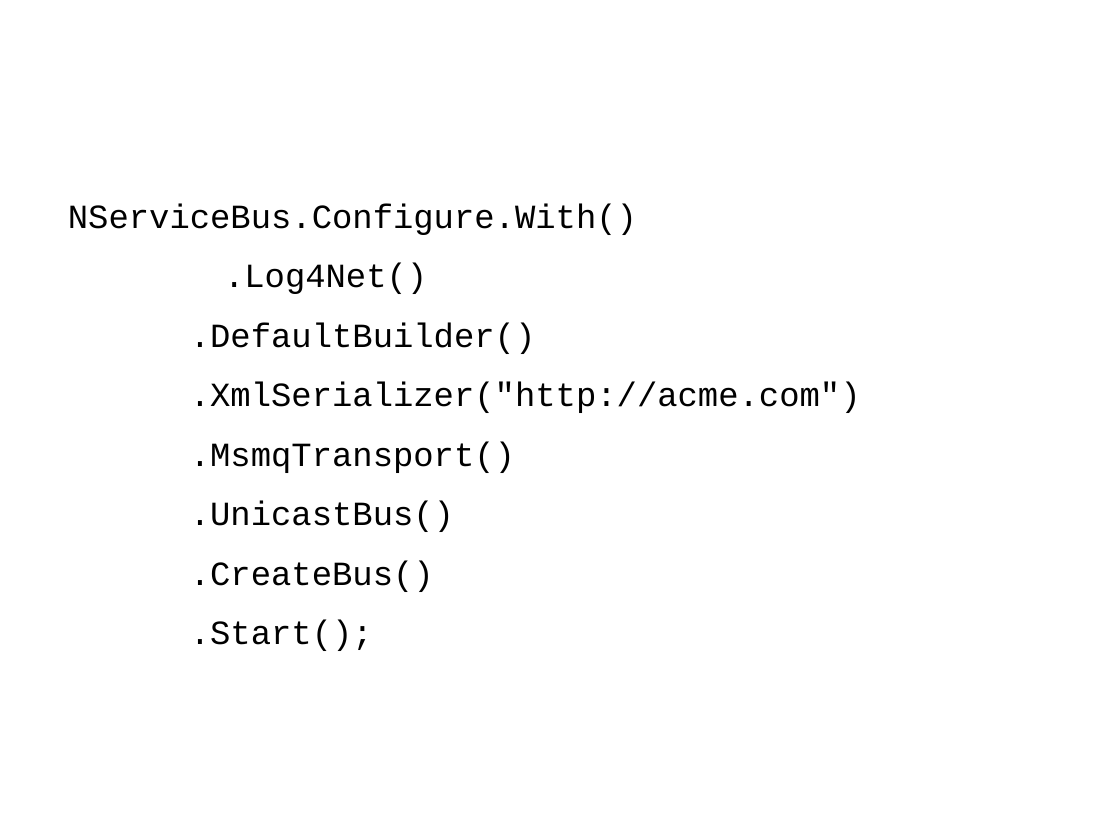
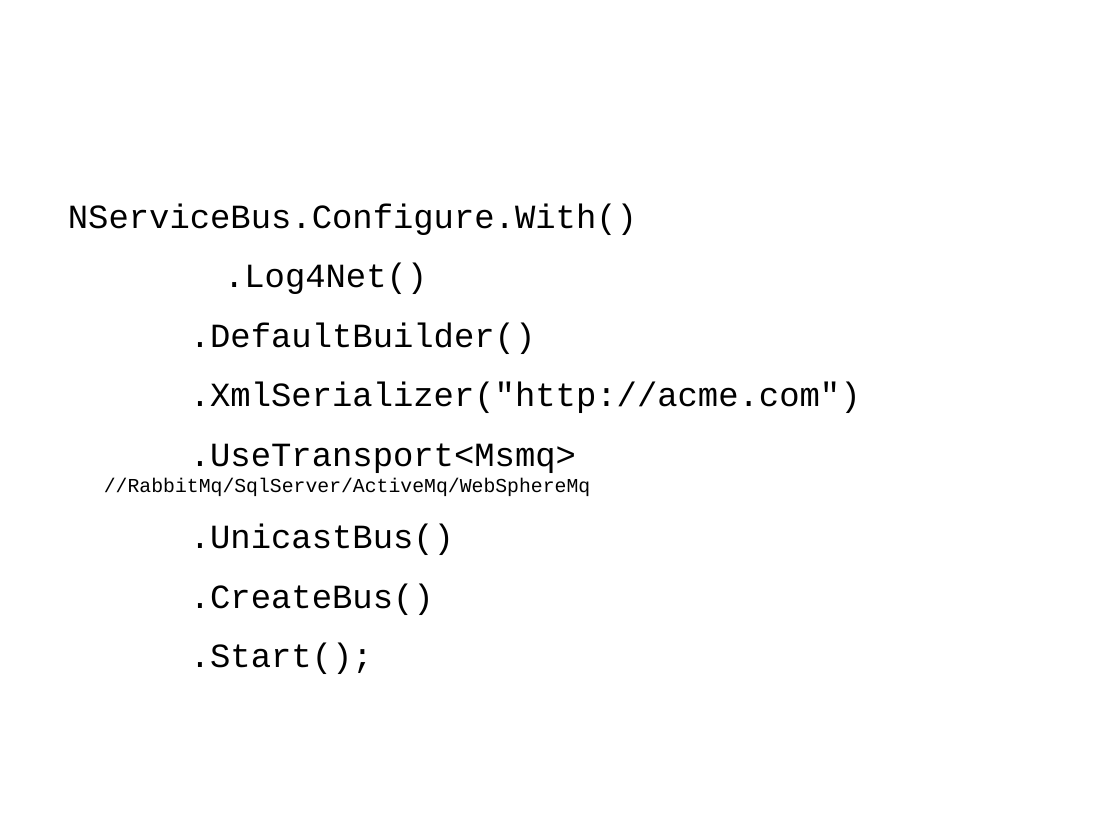
Before and after one commit to Particular/Course.Slides, a slide deck: slide 67 of EnterpriseDevelopmentWithNServiceBus.pptx. Drawn at 1120x840 pixels with LibreOffice and Linux fonts; fonts in the diff are those of the drawing; background and template pictures are left out. Boxes give left, top, right and bottom in pixels: in the first picture for what was removed or moved away, otherwise in the second. Text is boxed around its words. In the diff, an @@ line names an element or a change of style, - is before the commit and + after.

```diff
--- a/EnterpriseDevelopmentWithNServiceBus.pptx
+++ b/EnterpriseDevelopmentWithNServiceBus.pptx
@@ text at <box>104,443,590,496</box>: text changed; size 24 to 14 pt @@
-.MsmqTransport()
+.UseTransport<Msmq> //RabbitMq/SqlServer/ActiveMq/WebSphereMq
```
Also in this commit, not shown: 4 other slides changed.
